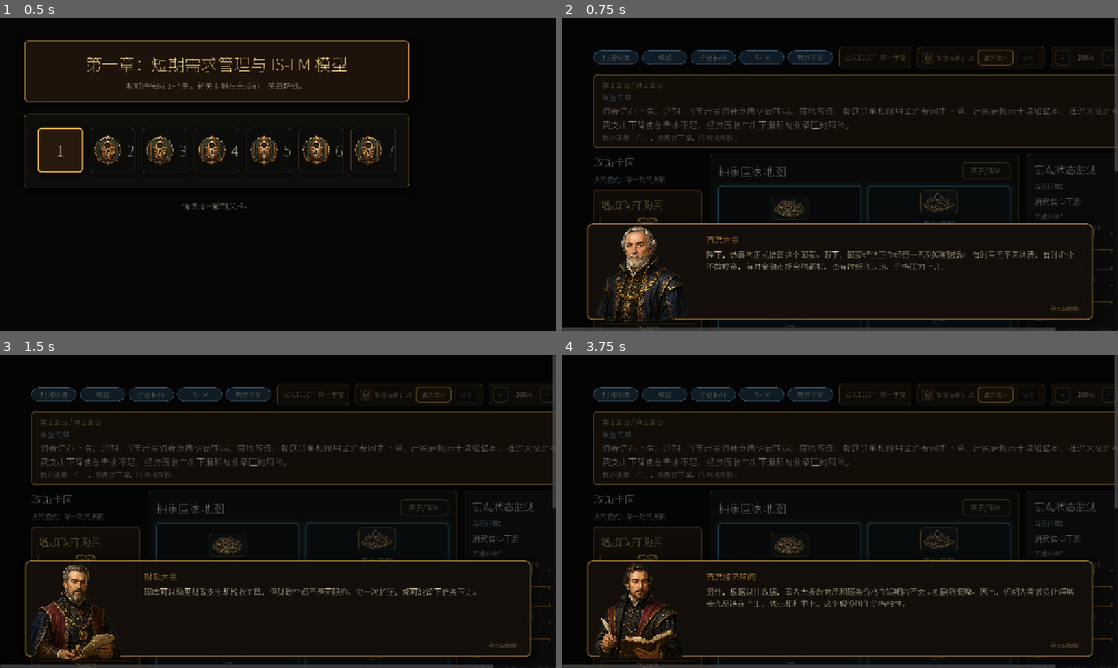
Above: before the commit, frames 1-4 (two rows, left to right).
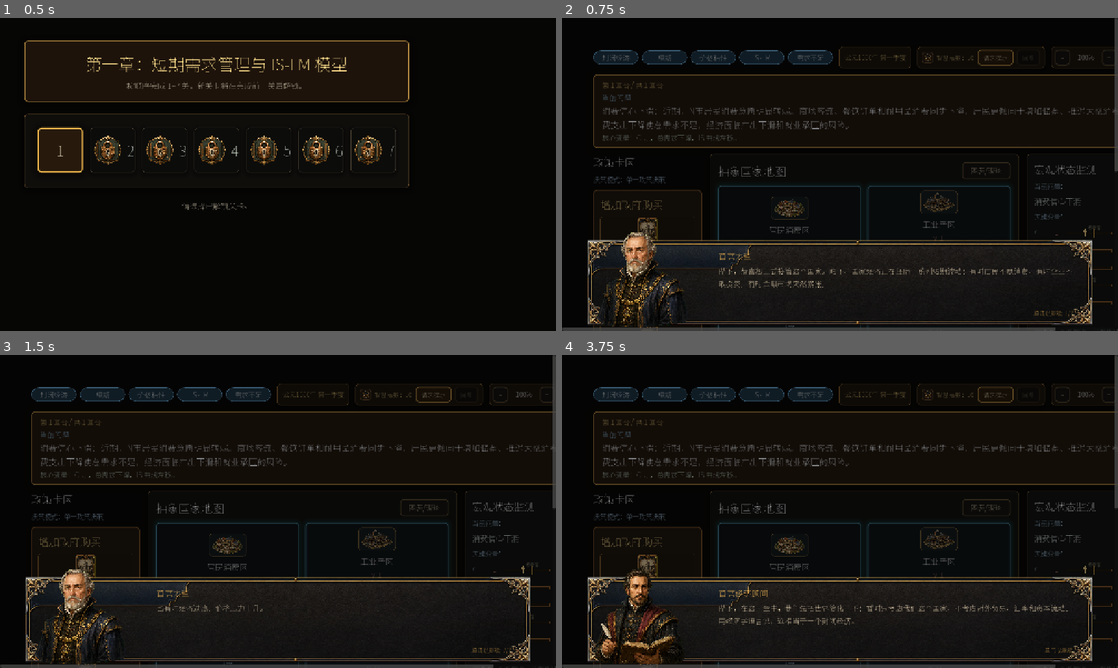
Above: after the commit, the same moments.

Repository: Austenzcy/macroecon
Game: Godot game, scene res://scenes/LevelSelect.tscn
Two runs of this game, one before a commit and one after it. Both use one fixed random seed, a clock stepped at 60 frames per second and the inputs below.
Inputs:
- Up to frame 1 (0.5 s): no input
- Up to frame 2 (0.75 s): click "1" at 0.5 s
- Up to frame 3 (1.5 s): click "请求提示" at 1.25 s
- Up to frame 4 (3.75 s): click "-" at 2 s; click "+" at 2.75 s; click "图表/理论" at 3.5 s

Frame 1 is identical in both runs. In frame 2, 6.8% of the frame differs, in the area x 4-96%, y 64-99%; in frame 3, 6.6%; in frame 4, 7.1%.

Commit message:
fix: replace DialogueOverlay frame with text-safe art v2

Diff:
--- a/scripts/ui/ArtAssetRegistry.gd
+++ b/scripts/ui/ArtAssetRegistry.gd
@@ -111,11 +111,19 @@
 }
 
 const TEXTURE_SLOTS := {
+	"dialogue_frame_bust": "res://assets/art/ui/dialogue_frame_bust_v2.png",
+	"dialogue_frame_bust_v2": "res://assets/art/ui/dialogue_frame_bust_v2.png",
+	"dialogue_frame_bust_v1": "res://assets/art/ui/dialogue_frame_bust_v1.png",
 	"paper": "res://assets/art/textures/texture_paper_light.png",
 	"wood": "res://assets/art/textures/texture_dark_wood.png",
 	"dossier_corner": "res://assets/art/textures/decor_dossier_corner.png",
 	"policy_stamp": "res://assets/art/stamps/stamp_policy_confirmed.png"
 }
+
+const DIALOGUE_FRAME_FALLBACKS := [
+	"res://assets/art/ui/dialogue_frame_bust_v2.png",
+	"res://assets/art/ui/dialogue_frame_bust_v1.png"
+]
 
 static func texture_for_character(speaker_id: String, avatar_id: String = "", speaker_name: String = "") -> Texture2D:
 	var character_key := normalize_character_key(speaker_id, avatar_id, speaker_name)
@@ -242,6 +250,14 @@
 	return _load_texture(str(TEXTURE_SLOTS.get(slot_key, "")))
 
 
+static func texture_for_dialogue_frame() -> Texture2D:
+	for path: String in DIALOGUE_FRAME_FALLBACKS:
+		var texture := _load_texture(path)
+		if texture != null:
+			return texture
+	return null
+
+
 static func _load_texture(path: String) -> Texture2D:
 	if path.is_empty() or not ResourceLoader.exists(path):
 		return _load_png_as_image_texture(path)
--- a/scripts/ui/DialogueOverlay.gd
+++ b/scripts/ui/DialogueOverlay.gd
@@ -9,9 +9,11 @@
 var _target_map: Dictionary = {}
 var _index: int = 0
 var _last_advance_msec: int = 0
-var _dialogue_panel: PanelContainer
+var _dialogue_panel: Control
 var _bottom_layout: MarginContainer
 var _text_margin: MarginContainer
+var _dialogue_frame: NinePatchRect
+var _dialogue_fallback_panel: Panel
 var _speaker_label: Label
 var _text_label: RichTextLabel
 var _portrait_holder: Control
@@ -161,15 +163,39 @@
 	spacer.size_flags_vertical = Control.SIZE_EXPAND_FILL
 	vertical_layout.add_child(spacer)
 
-	_dialogue_panel = PanelContainer.new()
+	_dialogue_panel = Control.new()
 	_dialogue_panel.name = "DialogueBox"
 	_dialogue_panel.size_flags_horizontal = Control.SIZE_EXPAND_FILL
 	_dialogue_panel.size_flags_vertical = Control.SIZE_SHRINK_END
-	_dialogue_panel.add_theme_stylebox_override("panel", _panel_style())
 	vertical_layout.add_child(_dialogue_panel)
+
+	_dialogue_fallback_panel = Panel.new()
+	_dialogue_fallback_panel.name = "DialogueFallbackPanel"
+	_dialogue_fallback_panel.set_anchors_preset(Control.PRESET_FULL_RECT)
+	_dialogue_fallback_panel.add_theme_stylebox_override("panel", _panel_style())
+	_dialogue_fallback_panel.mouse_filter = Control.MOUSE_FILTER_IGNORE
+	_dialogue_panel.add_child(_dialogue_fallback_panel)
+
+	_dialogue_frame = NinePatchRect.new()
+	_dialogue_frame.name = "DialogueFrameArt"
+	_dialogue_frame.set_anchors_preset(Control.PRESET_FULL_RECT)
+	_dialogue_frame.texture = ArtAssetRegistry.texture_for_dialogue_frame()
+	_dialogue_frame.patch_margin_left = 380
+	_dialogue_frame.patch_margin_top = 86
+	_dialogue_frame.patch_margin_right = 92
+	_dialogue_frame.patch_margin_bottom = 58
+	_dialogue_frame.axis_stretch_horizontal = NinePatchRect.AXIS_STRETCH_MODE_STRETCH
+	_dialogue_frame.axis_stretch_vertical = NinePatchRect.AXIS_STRETCH_MODE_STRETCH
+	_dialogue_frame.texture_filter = CanvasItem.TEXTURE_FILTER_LINEAR
+	_dialogue_frame.draw_center = true
+	_dialogue_frame.mouse_filter = Control.MOUSE_FILTER_IGNORE
+	_dialogue_frame.visible = _dialogue_frame.texture != null
+	_dialogue_panel.add_child(_dialogue_frame)
+	_dialogue_fallback_panel.visible = not _dialogue_frame.visible
 
 	_text_margin = MarginContainer.new()
 	_text_margin.name = "DialogueTextMargin"
+	_text_margin.set_anchors_preset(Control.PRESET_FULL_RECT)
 	_text_margin.add_theme_constant_override("margin_left", 220)
 	_text_margin.add_theme_constant_override("margin_top", 18)
 	_text_margin.add_theme_constant_override("margin_right", 24)
@@ -179,11 +205,11 @@
 	var text_box: VBoxContainer = VBoxContainer.new()
 	text_box.size_flags_horizontal = Control.SIZE_EXPAND_FILL
 	text_box.size_flags_vertical = Control.SIZE_EXPAND_FILL
-	text_box.add_theme_constant_override("separation", 8)
+	text_box.add_theme_constant_override("separation", 7)
 	_text_margin.add_child(text_box)
 
 	_speaker_label = Label.new()
-	_speaker_label.modulate = ClassicalTheme.ACCENT_GOLD
+	_speaker_label.modulate = Color(1.0, 0.76, 0.34, 1.0)
 	text_box.add_child(_speaker_label)
 
 	_text_label = RichTextLabel.new()
@@ -191,13 +217,14 @@
 	_text_label.autowrap_mode = TextServer.AUTOWRAP_WORD_SMART
 	_text_label.size_flags_horizontal = Control.SIZE_EXPAND_FILL
 	_text_label.size_flags_vertical = Control.SIZE_EXPAND_FILL
-	_text_label.modulate = ClassicalTheme.TEXT_MAIN
+	_text_label.modulate = Color(0.94, 0.86, 0.72, 1.0)
+	_text_label.add_theme_constant_override("line_separation", 4)
 	text_box.add_child(_text_label)
 
 	_continue_label = Label.new()
 	_continue_label.text = "单击以继续"
 	_continue_label.horizontal_alignment = HORIZONTAL_ALIGNMENT_RIGHT
-	_continue_label.modulate = Color(0.86, 0.68, 0.36, 0.92)
+	_continue_label.modulate = Color(0.86, 0.64, 0.30, 0.96)
 	text_box.add_child(_continue_label)
 	_update_layout_metrics()
 
@@ -293,18 +320,18 @@
 	if viewport_size.x <= 1.0 or viewport_size.y <= 1.0:
 		viewport_size = size
 	var side_margin: int = int(roundf(clampf(viewport_size.x * 0.045, 28.0, 72.0)))
-	var bottom_margin: int = int(roundf(clampf(viewport_size.y * 0.035, 20.0, 42.0)))
+	var bottom_margin: int = int(roundf(clampf(viewport_size.y * 0.018, 10.0, 24.0)))
 	_bottom_layout.add_theme_constant_override("margin_left", side_margin)
 	_bottom_layout.add_theme_constant_override("margin_top", 18)
 	_bottom_layout.add_theme_constant_override("margin_right", side_margin)
 	_bottom_layout.add_theme_constant_override("margin_bottom", bottom_margin)
 	if _dialogue_panel != null:
-		var panel_height: float = clampf(viewport_size.y * 0.30, 220.0, 324.0)
+		var panel_height: float = clampf(viewport_size.y * 0.245, 196.0, 276.0)
 		_dialogue_panel.custom_minimum_size = Vector2(0.0, panel_height)
 	var portrait_height: float = clampf(viewport_size.y * 0.47, 270.0, 390.0)
 	var portrait_width: float = clampf(portrait_height * 0.68, 180.0, 272.0)
 	var panel_bottom: float = viewport_size.y - float(bottom_margin)
-	var portrait_bottom: float = min(viewport_size.y + 8.0, panel_bottom + clampf(viewport_size.y * 0.025, 12.0, 24.0))
+	var portrait_bottom: float = min(viewport_size.y + 12.0, panel_bottom + clampf(viewport_size.y * 0.026, 12.0, 28.0))
 	if _portrait_holder != null:
 		_portrait_holder.position = Vector2(float(side_margin) + clampf(viewport_size.x * 0.006, 6.0, 16.0), portrait_bottom - portrait_height)
 		_portrait_holder.size = Vector2(portrait_width, portrait_height)
@@ -317,18 +344,18 @@
 	if _portrait_fallback != null:
 		_portrait_fallback.add_theme_font_size_override("font_size", int(roundf(clampf(portrait_height * 0.18, 42.0, 68.0))))
 	if _text_margin != null:
-		var reserved_left: int = int(roundf(clampf(portrait_width + 42.0, 190.0, 330.0)))
+		var reserved_left: int = int(roundf(clampf(portrait_width + 72.0, 248.0, 368.0)))
 		_text_margin.add_theme_constant_override("margin_left", reserved_left)
-		_text_margin.add_theme_constant_override("margin_top", int(roundf(clampf(viewport_size.y * 0.026, 16.0, 24.0))))
-		_text_margin.add_theme_constant_override("margin_right", int(roundf(clampf(viewport_size.x * 0.024, 20.0, 34.0))))
-		_text_margin.add_theme_constant_override("margin_bottom", int(roundf(clampf(viewport_size.y * 0.022, 14.0, 22.0))))
+		_text_margin.add_theme_constant_override("margin_top", int(roundf(clampf(viewport_size.y * 0.030, 22.0, 34.0))))
+		_text_margin.add_theme_constant_override("margin_right", int(roundf(clampf(viewport_size.x * 0.036, 34.0, 62.0))))
+		_text_margin.add_theme_constant_override("margin_bottom", int(roundf(clampf(viewport_size.y * 0.026, 18.0, 28.0))))
 	if _speaker_label != null:
-		_speaker_label.add_theme_font_size_override("font_size", int(roundf(clampf(viewport_size.y * 0.026, 18.0, 23.0))))
+		_speaker_label.add_theme_font_size_override("font_size", int(roundf(clampf(viewport_size.y * 0.027, 19.0, 25.0))))
 	if _text_label != null:
-		_text_label.custom_minimum_size = Vector2(0.0, clampf(viewport_size.y * 0.155, 118.0, 178.0))
-		_text_label.add_theme_font_size_override("normal_font_size", int(roundf(clampf(viewport_size.y * 0.025, 18.0, 22.0))))
+		_text_label.custom_minimum_size = Vector2(0.0, clampf(viewport_size.y * 0.128, 92.0, 142.0))
+		_text_label.add_theme_font_size_override("normal_font_size", int(roundf(clampf(viewport_size.y * 0.023, 17.0, 21.0))))
 	if _continue_label != null:
-		_continue_label.add_theme_font_size_override("font_size", int(roundf(clampf(viewport_size.y * 0.018, 13.0, 16.0))))
+		_continue_label.add_theme_font_size_override("font_size", int(roundf(clampf(viewport_size.y * 0.017, 13.0, 16.0))))
 
 
 func _paginate_dialogue_steps(raw_steps: Array) -> Array:
@@ -352,9 +379,9 @@
 func _dialogue_page_char_limit() -> int:
 	var viewport_size: Vector2 = get_viewport_rect().size
 	if viewport_size.x <= 1.0:
-		return 78
-	var text_width: float = viewport_size.x - clampf(viewport_size.x * 0.27, 210.0, 340.0)
-	return clampi(int(roundf(text_width / 15.0)), 56, 92)
+		return 70
+	var text_width: float = viewport_size.x - clampf(viewport_size.x * 0.31, 260.0, 410.0)
+	return clampi(int(roundf(text_width / 16.0)), 48, 78)
 
 
 func _split_text_to_pages(text: String, max_chars: int) -> Array[String]:
Binary file added: assets/art/ui/dialogue_frame_bust_v1.png
Not shown, added: assets/art/ui/dialogue_frame_bust_v1.png.import
Binary file added: assets/art/ui/dialogue_frame_bust_v2.png
Not shown, added: assets/art/ui/dialogue_frame_bust_v2.png.import
Binary file changed: assets/fonts/NotoSansSC-Regular.ttf
Not shown, changed: progress.txt
Not shown, added: docs/DialogueOverlay_Frame_Art_v1.md
Not shown, added: docs/DialogueOverlay_Frame_Art_v2.md
